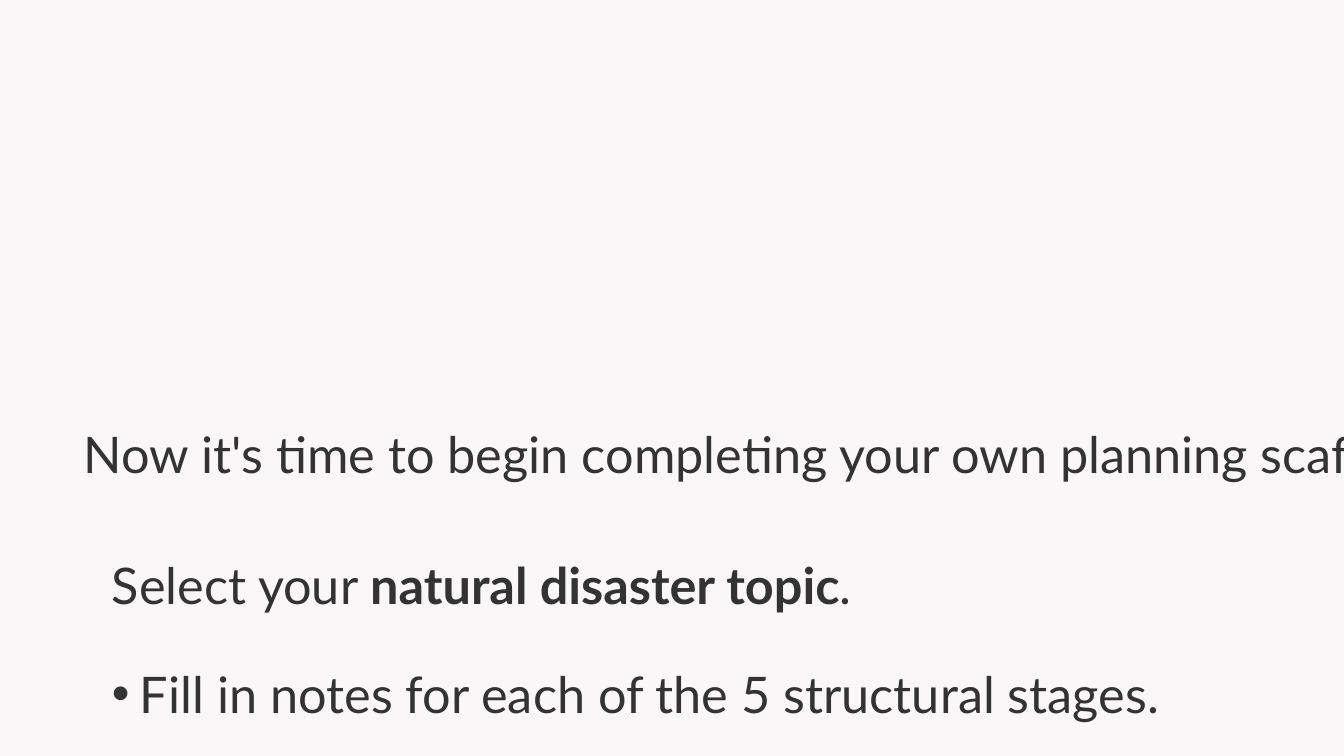
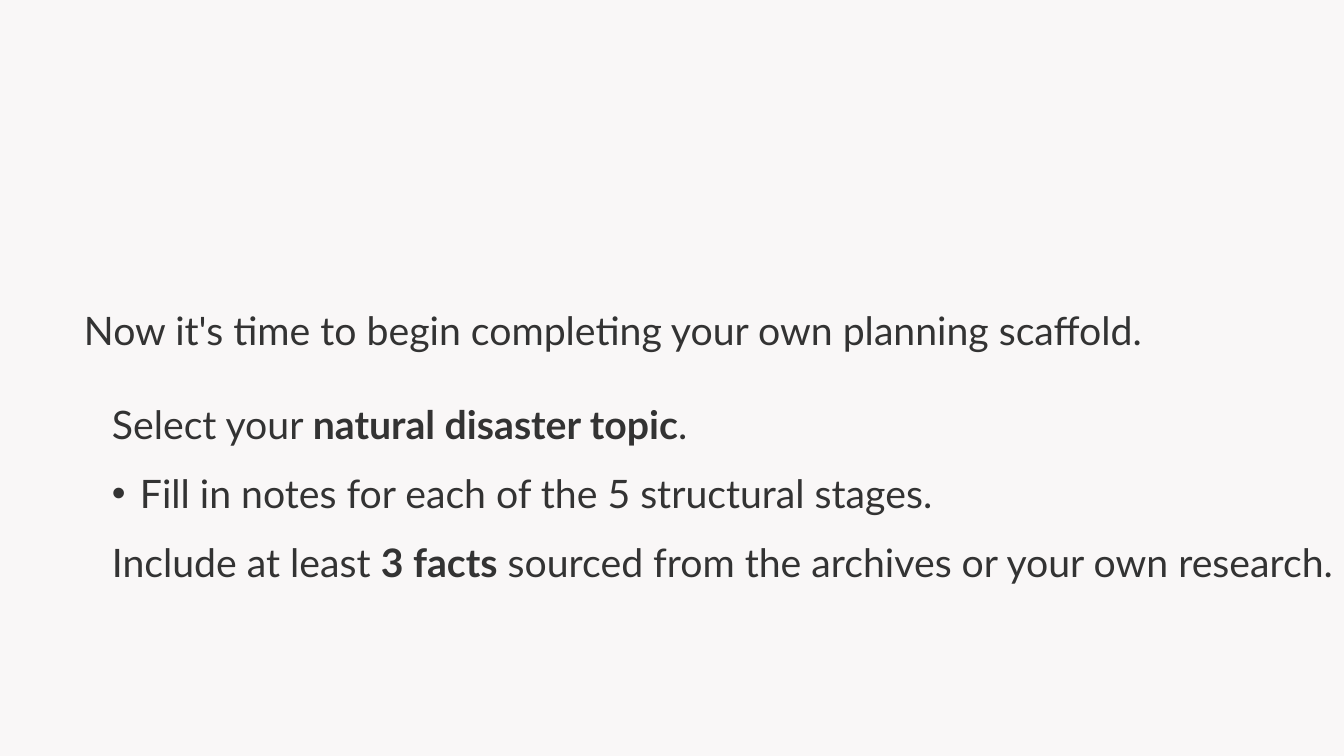
Before and after one commit to dsuth10/Joshua, a slide deck: slide 6 of Units/English/English_Unit_2/Lesson_Plans/Lesson_17/Lesson_17_Presentation.pptx. Drawn at 1344x756 pixels with LibreOffice and Linux fonts; fonts in the diff are those of the drawing. Boxes give left, top, right and bottom in pixels: in the first picture for what was removed or moved away, otherwise in the second. Text is boxed around its words. In the diff, an @@ line names an element or a change of style, - is before the commit and + after.

```diff
--- a/Units/English/English_Unit_2/Lesson_Plans/Lesson_17/Lesson_17_Presentation.pptx
+++ b/Units/English/English_Unit_2/Lesson_Plans/Lesson_17/Lesson_17_Presentation.pptx
@@ text "Now it's time to begin ...": place and size @@
-text "Now it's time to begin ..." at bbox=[84, 436, 1248, 482]
+text "Now it's time to begin ..." at bbox=[84, 316, 1142, 352]
@@ text "Now it's time to begin ..." at bbox=[84, 316, 1142, 352]: size 27 to 21 pt; line spacing 43.2pt to 29.4pt; less space between paragraphs @@
@@ text "Select your natural disaster topic." at bbox=[112, 410, 1333, 584]: size 27 to 21 pt; line spacing 43.2pt to 29.4pt; less space between paragraphs @@
@@ text "Select your natural disaster topic.": place and size @@
-text "Select your natural disaster topic." at bbox=[112, 566, 1159, 722]
+text "Select your natural disaster topic." at bbox=[112, 410, 1333, 584]
```
Also in this commit, not shown: 6 other slides changed, 35 other files.
